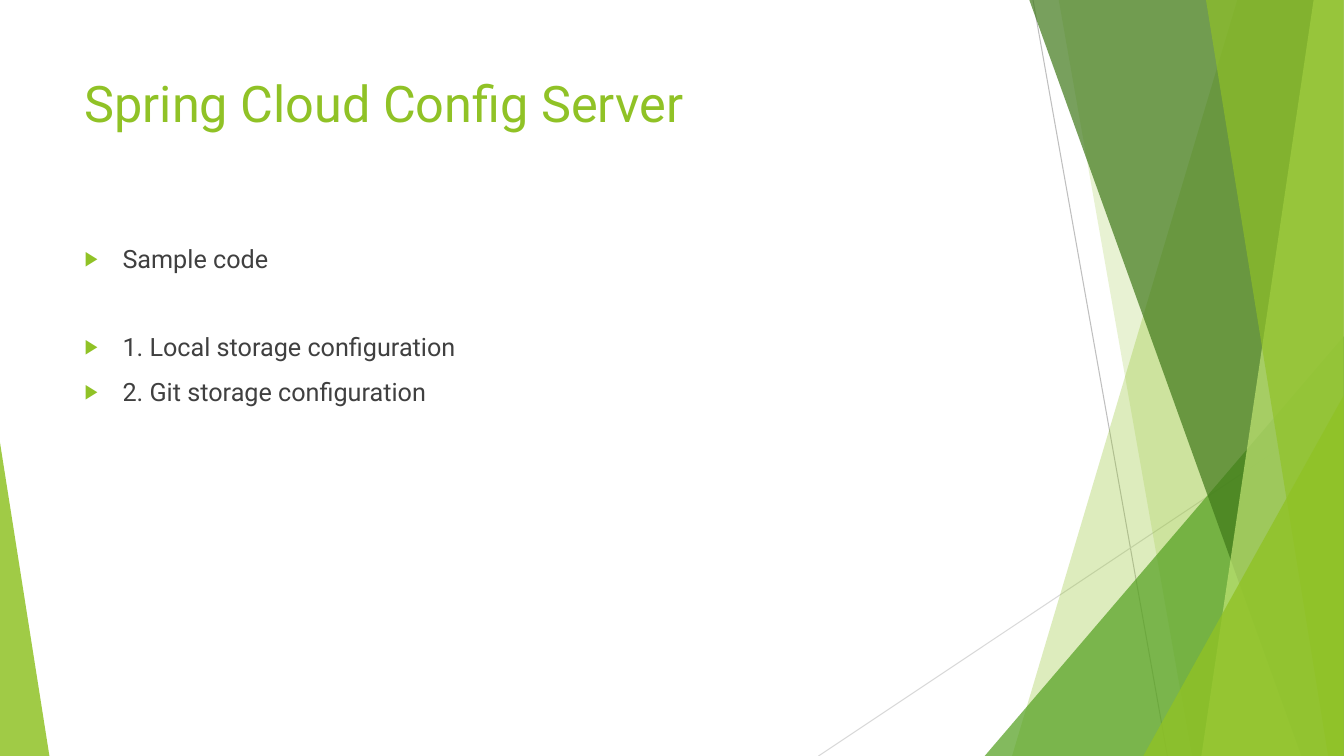
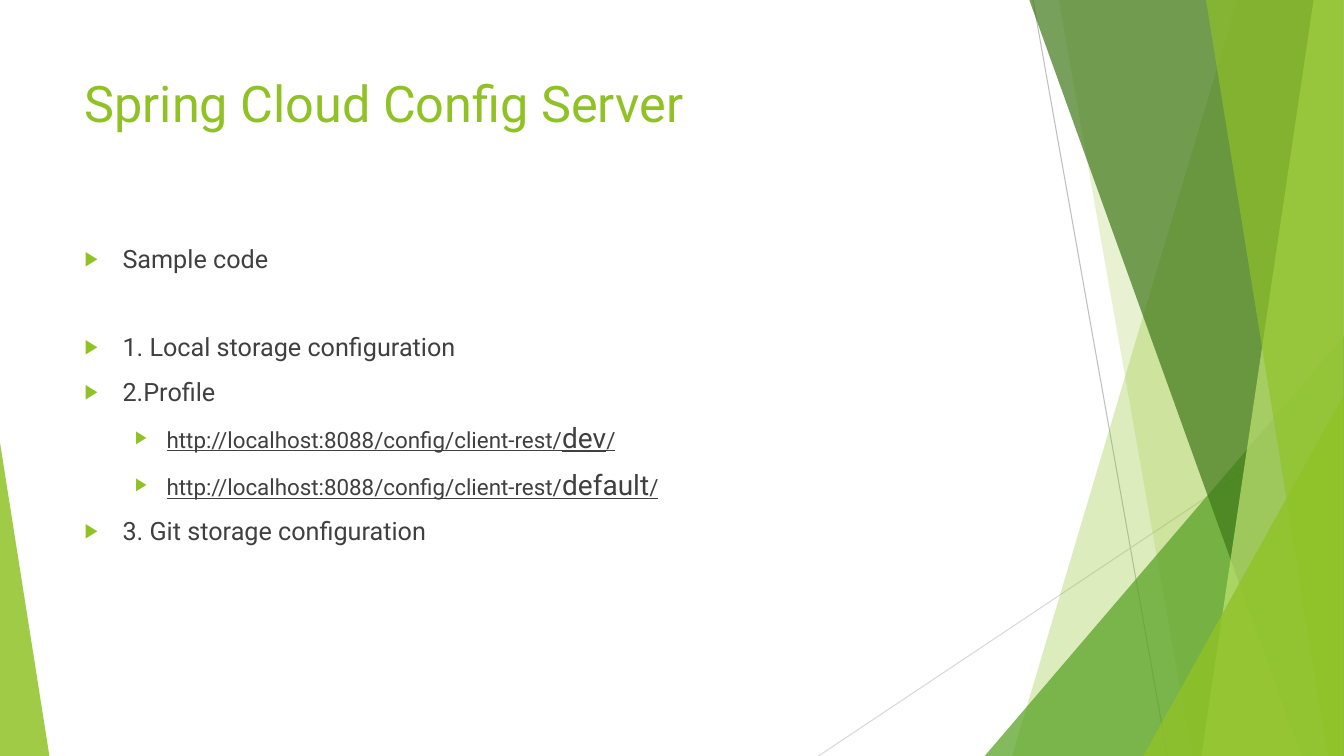
Before and after one commit to brrshh/configuration, a slide deck: slide 6 of Spring Cloud.pptx. Drawn at 1344x756 pixels with LibreOffice and Linux fonts; fonts in the diff are those of the drawing. Boxes give left, top, right and bottom in pixels: in the first picture for what was removed or moved away, otherwise in the second. Text is boxed around its words. In the diff, an @@ line names an element or a change of style, - is before the commit and + after.

```diff
--- a/Spring Cloud.pptx
+++ b/Spring Cloud.pptx
@@ text at box(123, 382, 649, 546): text changed; size 18 to 16 pt @@
-▶ 2. Git storage configuration
+▶ 2.Profile
+  ▶ http://localhost:8088/config/client-rest/dev/
+  ▶ http://localhost:8088/config/client-rest/default/
+▶ 3. Git storage configuration
```
Also in this commit, not shown: 7 other slides changed, 10 slides added, 29 other files.
